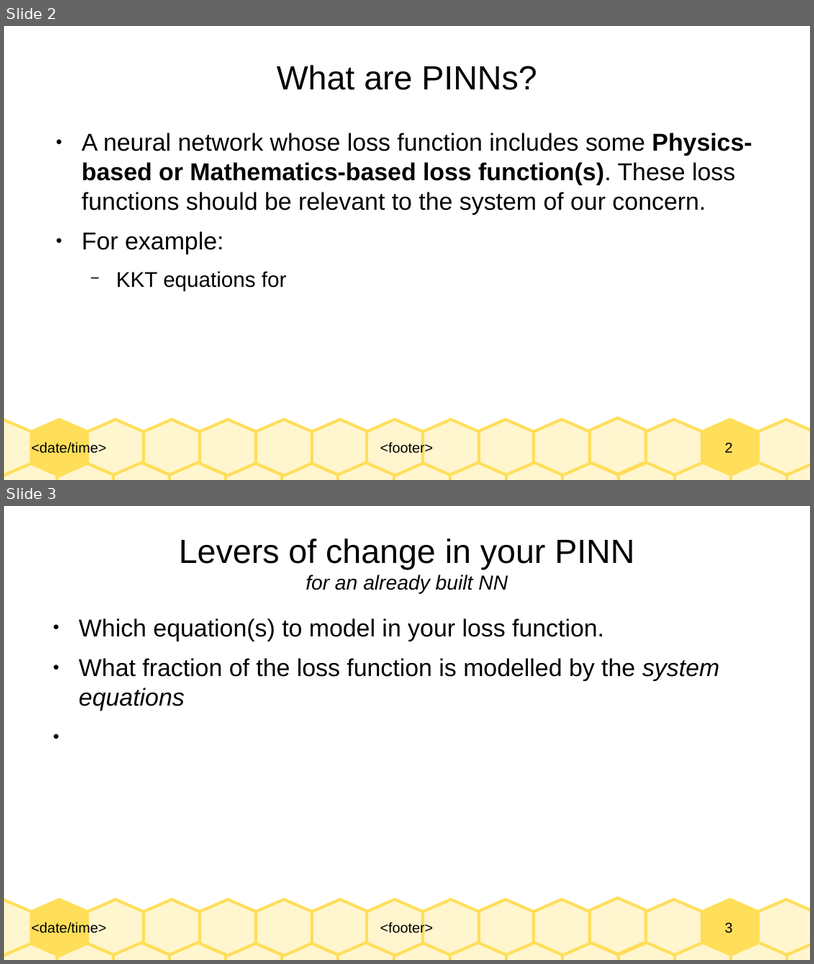
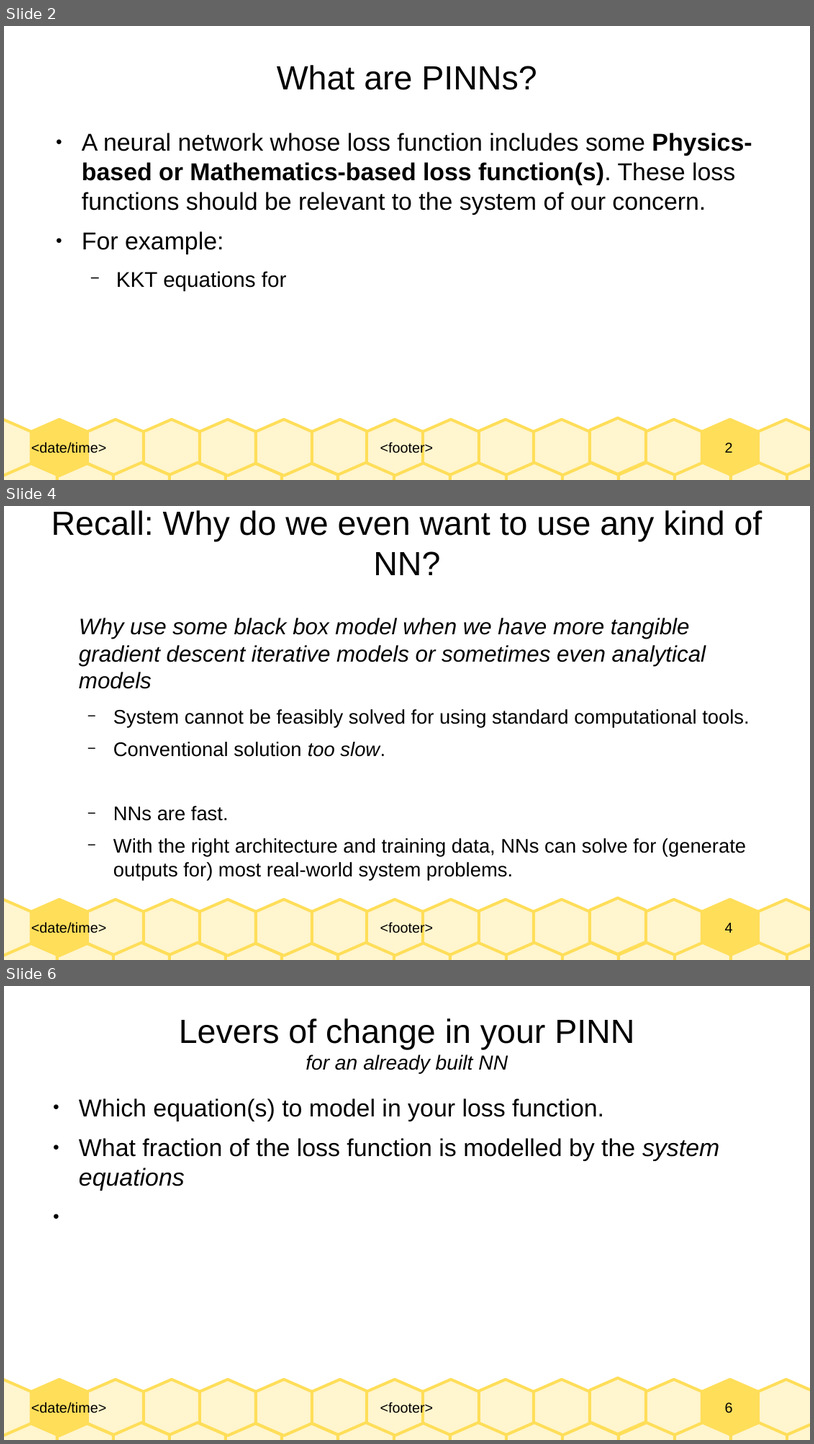
Before and after one commit to Realife-Brahmin/OriginalDocsHub, a slide deck: research_showcase/physicsInformedNeuralNetworks_aryan_ritwajeet_jha.odp. Shown one above the other, each under a label of ours: slides 2 and 3 before the commit, slides 2, 4 and 6 after it; the slides between them are not shown. The pictures are 814x964 and 814x1444 pixels, drawn with LibreOffice and Linux fonts; fonts in the diff are those of the drawing. Boxes give left, top, right and bottom in pixels: in the first picture for what was removed or moved away, otherwise in the second. Text is boxed around its words. In the diff, an @@ line names an element or a change of style, - is before the commit and + after.

```diff
--- a/research_showcase/physicsInformedNeuralNetworks_aryan_ritwajeet_jha.odp
+++ b/research_showcase/physicsInformedNeuralNetworks_aryan_ritwajeet_jha.odp
@@ slide 4 added at (x1=4, y1=506, x2=810, y2=960), background #FFFFFF; not listed: 33 template elements that a slide beside it also shows @@
@@ title added at (x1=52, y1=510, x2=763, y2=575), 33 pt, text #000000 @@
+Recall: Why do we even want to use any kind of NN?
@@ text added at (x1=79, y1=618, x2=749, y2=880), 19.4 pt, text #000000 @@
+Why use some black box model when we have more tangible gradient descent iterative models or sometimes even analytical models
+  − System cannot be feasibly solved for using standard computational tools.
+  − Conventional solution too slow.
+  − NNs are fast.
+  − With the right architecture and training data, NNs can solve for (generate outputs for) most real-world system problems.
@@ what was slide 3 is now slide 6 @@
@@ page number at (x1=725, y1=1402, x2=733, y2=1413): text changed @@
-3
+6
```
Also in this commit, not shown: 1 slide changed, 2 other slides added, 1 other file.
